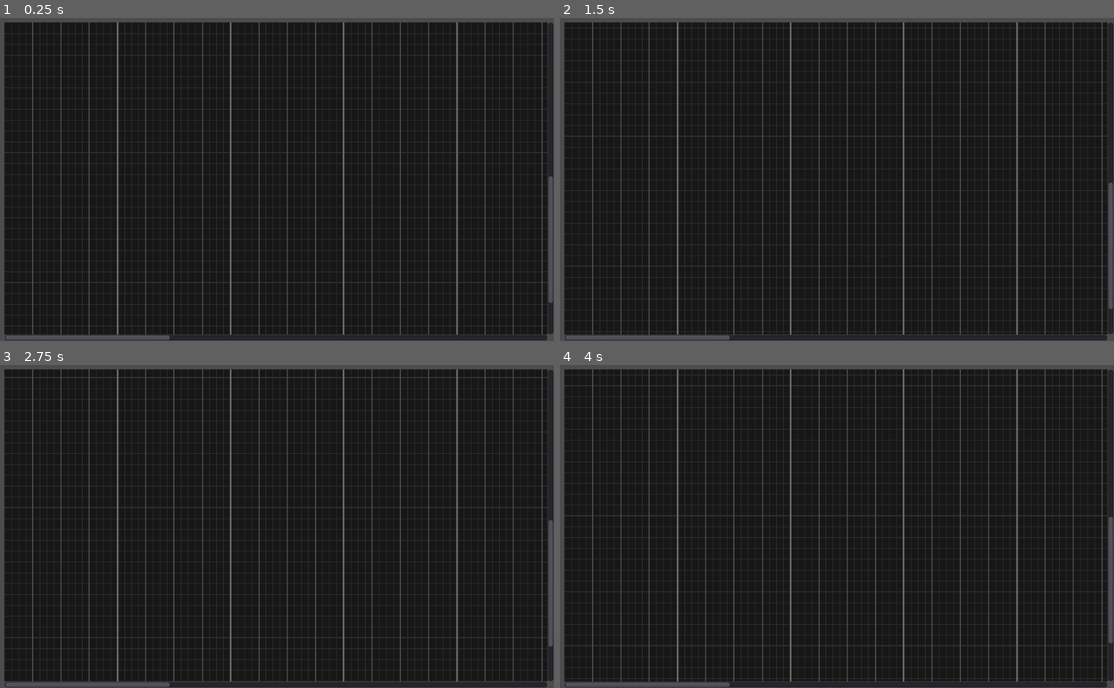
Above: before the commit, frames 1-4 (two rows, left to right).
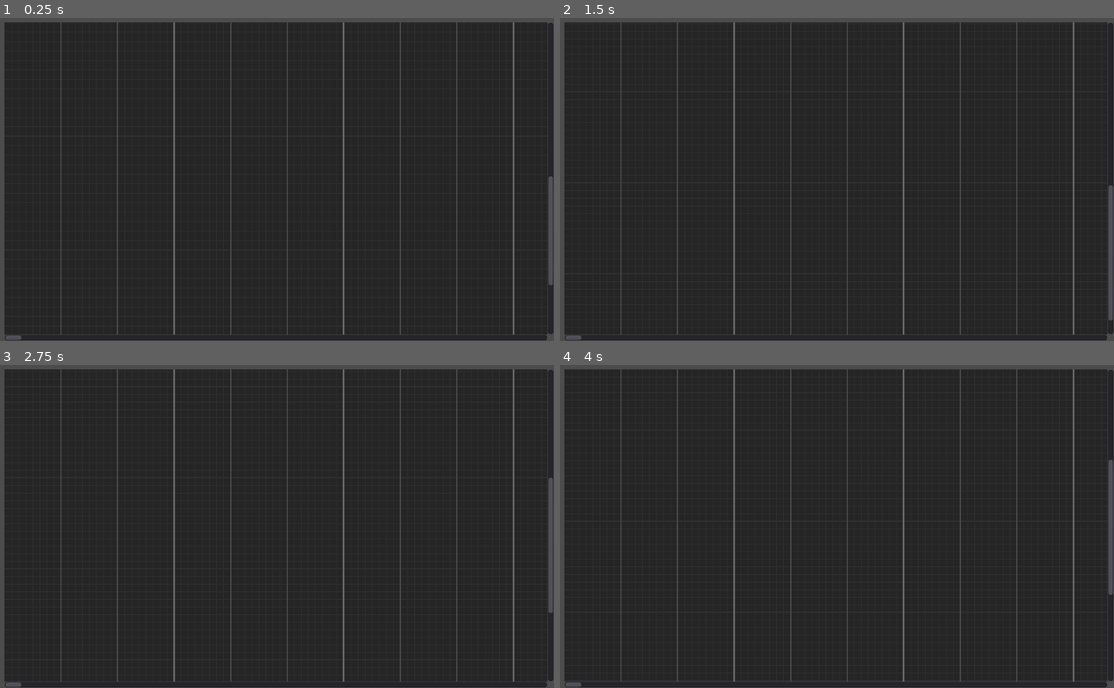
Above: after the commit, the same moments.

Repository: SeleDreams/Godot-PianoRoll
Game: Godot game, scene res://views/MidiEditor/MidiEditor.tscn
The game is run twice, just before and just after one commit, with the same random seed, the same clock (stepped at 60 frames per second) and the same inputs. The project has no main scene, so this scene is started directly.
Inputs (mouse positions are in pixels of both pictures, inside the frame that each line leads up to):
- Up to frame 1 (0.25 s): no input
- Up to frame 2 (1.5 s): tap Enter at 0.5 s; move the mouse to (958, 163) at 0.52 s; hold Ctrl (control, bound only after the commit) 0.53-1.28 s; click (958, 163) at 0.67 s; tap Mouse wheel down (scroll_down, bound only after the commit) at 0.8, 1.35 s; tap Space at 1.25 s; move the mouse to (726, 195) at 1.27 s; click (726, 195) at 1.42 s
- Up to frame 3 (2.75 s): tap Mouse wheel up (scroll_up, bound only after the commit) at 1.55 s; tap Enter at 2 s; move the mouse to (332, 455) at 2.02 s; hold Mouse wheel up (scroll_up, bound only after the commit) from 2.03 s (still down); click (332, 455) at 2.17 s; tap Shift (shift, bound only after the commit) at 2.3 s
- Up to frame 4 (4 s): tap Space at 2.75 s; move the mouse to (809, 591) at 2.77 s; release Mouse wheel up (scroll_up, bound only after the commit) at 2.78 s; tap Shift (shift, bound only after the commit) at 2.85 s; click (809, 591) at 2.92 s; tap Ctrl (control, bound only after the commit) at 3.05 s; tap Enter at 3.5 s; move the mouse to (1003, 574) at 3.52 s; hold Ctrl (control, bound only after the commit) from 3.53 s (still down); click (1003, 574) at 3.67 s; tap Mouse wheel down (scroll_down, bound only after the commit) at 3.8 s

The runs differ from the first frame. In frame 1, 4.3% of the frame differs, in the area x 0-100%, y 1-100%; in frame 2, 4.6%; in frame 3, 5.1%; in frame 4, 5.3%.

Commit message:
improved the code readability and added the focus part as well as the MidiClip resource type

Diff:
--- /dev/null
+++ b/MidiClip.gd
@@ -0,0 +1,20 @@
+extends Resource
+class_name MidiClip
+
+export var timesig_numerator : float = 4
+export var timesig_denominator : float = 4
+export var quantization_numerator : float = 1
+export var quantization_denominator : float = 16
+export var bpm : float = 120
+export var beats : int
+
+func get_quantization() -> float:
+	return timesig_numerator / (quantization_numerator / quantization_denominator)
+
+func _init(p_timesig_numerator = 4,p_timesig_denominator = 4,p_quantization_numerator = 1, p_quantization_denominator = 16, p_bpm = 120, p_beats = 1):
+	timesig_numerator = p_timesig_numerator
+	timesig_denominator = p_timesig_denominator
+	quantization_numerator = p_quantization_numerator
+	quantization_denominator = p_quantization_denominator
+	bpm = p_bpm
+	beats = p_beats
--- a/project.godot
+++ b/project.godot
@@ -9,13 +9,19 @@
 config_version=4
 
 _global_script_classes=[ {
+"base": "Resource",
+"class": "MidiClip",
+"language": "GDScript",
+"path": "res://MidiClip.gd"
+}, {
 "base": "Control",
-"class": "MidiDrawArea",
+"class": "MidiEditorView",
 "language": "GDScript",
-"path": "res://views/MidiEditor/MidiDrawArea.gd"
+"path": "res://views/MidiEditor/MidiEditorView.gd"
 } ]
 _global_script_class_icons={
-"MidiDrawArea": ""
+"MidiClip": "",
+"MidiEditorView": ""
 }
 
 [application]
@@ -23,6 +29,86 @@
 config/name="Vocal Editor"
 run/low_processor_mode=true
 config/icon="res://icon.png"
+
+[input]
+
+ui_accept={
+"deadzone": 0.5,
+"events": [  ]
+}
+ui_select={
+"deadzone": 0.5,
+"events": [  ]
+}
+ui_cancel={
+"deadzone": 0.5,
+"events": [  ]
+}
+ui_focus_next={
+"deadzone": 0.5,
+"events": [  ]
+}
+ui_focus_prev={
+"deadzone": 0.5,
+"events": [  ]
+}
+ui_left={
+"deadzone": 0.5,
+"events": [  ]
+}
+ui_right={
+"deadzone": 0.5,
+"events": [  ]
+}
+ui_up={
+"deadzone": 0.5,
+"events": [  ]
+}
+ui_down={
+"deadzone": 0.5,
+"events": [  ]
+}
+ui_page_up={
+"deadzone": 0.5,
+"events": [  ]
+}
+ui_page_down={
+"deadzone": 0.5,
+"events": [  ]
+}
+ui_home={
+"deadzone": 0.5,
+"events": [  ]
+}
+ui_end={
+"deadzone": 0.5,
+"events": [  ]
+}
+scroll_up={
+"deadzone": 0.5,
+"events": [ Object(InputEventMouseButton,"resource_local_to_scene":false,"resource_name":"","device":0,"alt":false,"shift":false,"control":false,"meta":false,"command":false,"button_mask":0,"position":Vector2( 0, 0 ),"global_position":Vector2( 0, 0 ),"factor":1.0,"button_index":4,"pressed":false,"doubleclick":false,"script":null)
+ ]
+}
+scroll_down={
+"deadzone": 0.5,
+"events": [ Object(InputEventMouseButton,"resource_local_to_scene":false,"resource_name":"","device":0,"alt":false,"shift":false,"control":false,"meta":false,"command":false,"button_mask":0,"position":Vector2( 0, 0 ),"global_position":Vector2( 0, 0 ),"factor":1.0,"button_index":5,"pressed":false,"doubleclick":false,"script":null)
+ ]
+}
+select={
+"deadzone": 0.5,
+"events": [ Object(InputEventMouseButton,"resource_local_to_scene":false,"resource_name":"","device":0,"alt":false,"shift":false,"control":false,"meta":false,"command":false,"button_mask":0,"position":Vector2( 0, 0 ),"global_position":Vector2( 0, 0 ),"factor":1.0,"button_index":1,"pressed":false,"doubleclick":false,"script":null)
+ ]
+}
+control={
+"deadzone": 0.5,
+"events": [ Object(InputEventKey,"resource_local_to_scene":false,"resource_name":"","device":0,"alt":false,"shift":false,"control":false,"meta":false,"command":false,"pressed":false,"scancode":16777238,"unicode":0,"echo":false,"script":null)
+ ]
+}
+shift={
+"deadzone": 0.5,
+"events": [ Object(InputEventKey,"resource_local_to_scene":false,"resource_name":"","device":0,"alt":false,"shift":false,"control":false,"meta":false,"command":false,"pressed":false,"scancode":16777237,"unicode":0,"echo":false,"script":null)
+ ]
+}
 
 [physics]
 
--- a/views/MidiEditor/MidiDrawArea.gd
+++ /dev/null
@@ -1,99 +0,0 @@
-tool
-extends Control
-class_name MidiDrawArea
-
-export var timesig_numerator : int = 4
-export var timesig_denominator : int = 4
-
-export var quantization_numerator : int = 1
-export var quantization_denominator : int = 16
-
-export var bpm : int = 120
-export var horizontal_scale : float = 50
-export var vertical_scale : float = 20
-
-export var bars : int
-export var zoom_steps : float = 0.2
-export var max_h_zoom : float = 500
-export var min_h_zoom : float = 150
-export var max_v_zoom : float = 200
-export var min_v_zoom : float = 100
-export var octave_notes : int = 12
-export var number_octaves : int = 8
-
-onready var timesig : float = timesig_numerator as float / timesig_denominator
-onready var hzoom : float = 1
-onready var vzoom : float = 1
-
-var vertical_offset : int
-var horizontal_offset : int
-var draw_width : int
-var draw_height : int
-
-var space_between_bars : float
-var space_between_notes : float
-
-var total_horizontal_size : float
-var total_vertical_size : float
-
-export var bar_color : Color
-export var beat_color : Color
-export var quantization_color : Color
-export var octave_color : Color
-export var note_color : Color
-export var background_color : Color
-
-# Called when the node enters the scene tree for the first time.
-func _ready():
-	update_zoom()
-
-func clear_background():
-	draw_rect(Rect2(Vector2.ZERO,Vector2(draw_width,draw_height)),background_color)
-
-func draw_beats():
-	var bpm_factor = 100 as float / bpm
-	for i in range(1,bars * timesig_numerator):
-			var beat_pos = Vector2((space_between_bars * i / timesig_numerator / timesig_denominator * bpm_factor) - horizontal_offset,0)
-			if beat_pos.x < rect_size.x and beat_pos.x > 0:
-				draw_line(beat_pos,beat_pos + Vector2(0,draw_height),beat_color,2.0)
-
-func draw_quantization():
-	var bpm_factor = 100 as float / bpm
-	for i in range(1,bars * quantization_denominator):
-			var beat_pos = Vector2((space_between_bars * i / quantization_denominator / timesig_denominator * bpm_factor) - horizontal_offset,0)
-			if beat_pos.x < rect_size.x and beat_pos.x > 0:
-				draw_line(beat_pos,beat_pos + Vector2(0,draw_height),quantization_color,1.0)
-
-func draw_bars():
-	var bpm_factor = 100 as float / bpm
-	for i in range(0,bars + 1):
-		var bar_pos = Vector2((space_between_bars * i / timesig_denominator * bpm_factor) - horizontal_offset ,0)
-		if bar_pos.x < rect_size.x and bar_pos.x > 0:
-			draw_line( bar_pos,bar_pos + Vector2(0,draw_height),bar_color,3.0)
-
-func draw_octaves():
-	for i in range(1,number_octaves * octave_notes):
-		var octave_pos = Vector2(0,space_between_notes * i) - Vector2(0,vertical_offset)
-		var line_size : int = 1 if i % octave_notes != 0 else 2
-		if octave_pos.y < rect_size.y and octave_pos.y > 0:
-			draw_line(octave_pos,octave_pos + Vector2(draw_width,0),note_color,line_size)
-#		for j in range(0,octave_notes):
-#			var note_pos = (octave_pos + Vector2(0,j * space_between_notes)) + Vector2(0,vertical_offset)
-#			draw_line(note_pos,note_pos + Vector2(0,draw_width),Color.white)
-
-func update_zoom():
-	hzoom = clamp(hzoom,min_h_zoom,max_h_zoom)
-	vzoom = clamp(vzoom,min_v_zoom,max_v_zoom)
-	space_between_bars = horizontal_scale * hzoom
-	space_between_notes = vertical_scale * vzoom
-	var bpm_factor = 100 as float / bpm
-	total_horizontal_size = (space_between_bars * bars / timesig_denominator * bpm_factor) + 20
-	total_vertical_size = space_between_notes * number_octaves * octave_notes
-	update()
-
-func _draw():
-	clear_background()
-	draw_octaves()
-	draw_quantization()
-	draw_beats()
-	draw_bars()
--- a/views/MidiEditor/MidiEditor.gd
+++ b/views/MidiEditor/MidiEditor.gd
@@ -4,9 +4,28 @@
 var previous_h_scroll : float
 var h_scrollbar : HScrollBar
 var v_scrollbar : VScrollBar
+var hzoom : float = 1
+var vzoom : float = 1
+
 export var horizontal_increments : float
 export var vertical_increments : float
-onready var midi_draw_area : MidiDrawArea = $MidiDrawArea
+
+export var zoom_steps : float = 0.2
+
+export var max_h_zoom : float = 20
+export var min_h_zoom : float = 10
+export var max_v_zoom : float = 5
+export var min_v_zoom : float = 2
+
+export var horizontal_scale : float = 100
+export var vertical_scale : float = 7
+
+export var max_bar_count : int = 150
+export var number_octaves : int = 8
+export(Resource) var midi_clip
+
+onready var midi_editor_view = $MidiEditorView
+
 func _ready():
 	h_scrollbar = get_node("HScrollBar")
 	v_scrollbar = get_node("VScrollBar")
@@ -14,58 +33,68 @@
 	h_scrollbar.connect("value_changed",self,"update_offsets")
 	connect("resized",self,"update_draw_area")
 	get_tree().get_root().connect("size_changed", self, "update_draw_area")
-	midi_draw_area.hzoom = min(midi_draw_area.min_h_zoom,midi_draw_area.max_h_zoom / 2)
-	midi_draw_area.vzoom = min(midi_draw_area.min_v_zoom,midi_draw_area.max_v_zoom / 2)
+	hzoom = max(min_h_zoom,max_h_zoom / 2)
+	vzoom = max(min_v_zoom,max_v_zoom / 2)
 	update_draw_area()
 	v_scrollbar.value = v_scrollbar.max_value / 2
 
 func _input(event):
-	if event is InputEventMouseButton:
-		if Input.is_key_pressed(KEY_CONTROL):
-			if Input.is_key_pressed(KEY_SHIFT):
+		if Input.is_action_pressed("control"):
+			if Input.is_action_pressed("shift"):
 				var previous_max_value = h_scrollbar.max_value
 				var previous_value = h_scrollbar.value
-				if event.button_index == BUTTON_WHEEL_UP:
-					midi_draw_area.hzoom += midi_draw_area.zoom_steps
+				if Input.is_action_pressed("scroll_up"):
+					hzoom += zoom_steps
 					update_draw_area()
-				if event.button_index == BUTTON_WHEEL_DOWN and Input.is_key_pressed(KEY_CONTROL):
-					midi_draw_area.hzoom -= midi_draw_area.zoom_steps
+				elif Input.is_action_pressed("scroll_down"):
+					hzoom -= zoom_steps
 					update_draw_area()
-				h_scrollbar.max_value = midi_draw_area.total_horizontal_size
+				h_scrollbar.max_value = midi_editor_view.total_horizontal_size
 				h_scrollbar.value = previous_value * h_scrollbar.max_value / previous_max_value
 			else:
 				var previous_max_value = v_scrollbar.max_value
 				var previous_value = v_scrollbar.value
-				if event.button_index == BUTTON_WHEEL_UP:
-					midi_draw_area.vzoom += midi_draw_area.zoom_steps
+				if Input.is_action_pressed("scroll_up"):
+					vzoom += zoom_steps
 					update_draw_area()
-				if event.button_index == BUTTON_WHEEL_DOWN and Input.is_key_pressed(KEY_CONTROL):
-					midi_draw_area.vzoom -= midi_draw_area.zoom_steps
+				elif Input.is_action_pressed("scroll_down"):
+					vzoom -= zoom_steps
 					update_draw_area()
-				v_scrollbar.max_value = midi_draw_area.total_vertical_size
+				v_scrollbar.max_value = midi_editor_view.total_vertical_size
 				v_scrollbar.value = previous_value * v_scrollbar.max_value / previous_max_value
 		else:
-			if Input.is_key_pressed(KEY_SHIFT):
-				if event.button_index == BUTTON_WHEEL_UP:
+			if Input.is_action_pressed("shift"):
+				if Input.is_action_pressed("scroll_up"):
 					h_scrollbar.value -= horizontal_increments
-				elif event.button_index == BUTTON_WHEEL_DOWN:
+				if Input.is_action_pressed("scroll_down"):
 					h_scrollbar.value += horizontal_increments
 			else:
-				if event.button_index == BUTTON_WHEEL_UP:
+				if Input.is_action_pressed("scroll_up"):
 					v_scrollbar.value -= vertical_increments
-				elif event.button_index == BUTTON_WHEEL_DOWN:
+				if Input.is_action_pressed("scroll_down"):
 					v_scrollbar.value += vertical_increments
 
 func update_draw_area():
-	h_scrollbar.max_value = midi_draw_area.total_horizontal_size
-	h_scrollbar.page =  midi_draw_area.rect_size.x
-	v_scrollbar.max_value = midi_draw_area.total_vertical_size
-	v_scrollbar.page =  midi_draw_area.rect_size.y
-	midi_draw_area.draw_width = midi_draw_area.rect_size.x
-	midi_draw_area.draw_height =  midi_draw_area.rect_size.y
-	midi_draw_area.update_zoom()
+	update_zoom()
+	midi_editor_view.midi_clip = midi_clip
+	midi_editor_view.bar_count = max_bar_count
+	h_scrollbar.max_value = midi_editor_view.total_horizontal_size
+	h_scrollbar.page =  midi_editor_view.rect_size.x
+	v_scrollbar.max_value = midi_editor_view.total_vertical_size
+	v_scrollbar.page =  midi_editor_view.rect_size.y
+	update_zoom()
+	midi_editor_view.update()
 
 func update_offsets(value):
-	midi_draw_area.horizontal_offset = h_scrollbar.value
-	midi_draw_area.vertical_offset = v_scrollbar.value
-	midi_draw_area.update_zoom()
+	midi_editor_view.horizontal_offset = h_scrollbar.value
+	midi_editor_view.vertical_offset = v_scrollbar.value
+	update_draw_area()
+
+func update_zoom():
+	hzoom = clamp(hzoom,min_h_zoom,max_h_zoom)
+	vzoom = clamp(vzoom,min_v_zoom,max_v_zoom)
+	var bpm_factor = 100 as float / midi_clip.bpm
+	midi_editor_view.vertical_scale = vertical_scale * vzoom
+	midi_editor_view.horizontal_scale = horizontal_scale * hzoom
+	midi_editor_view.total_horizontal_size =  (horizontal_scale * hzoom * max_bar_count / midi_clip.timesig_denominator * bpm_factor) + 20
+	midi_editor_view.total_vertical_size = vertical_scale * vzoom * number_octaves * 12
--- a/views/MidiEditor/MidiEditor.tscn
+++ b/views/MidiEditor/MidiEditor.tscn
@@ -1,7 +1,8 @@
-[gd_scene load_steps=3 format=2]
+[gd_scene load_steps=4 format=2]
 
-[ext_resource path="res://views/MidiEditor/MidiDrawArea.gd" type="Script" id=1]
+[ext_resource path="res://views/MidiEditor/MidiEditorView.gd" type="Script" id=1]
 [ext_resource path="res://views/MidiEditor/MidiEditor.gd" type="Script" id=2]
+[ext_resource path="res://views/MidiEditor/test_midiclip.tres" type="Resource" id=4]
 
 [node name="MidiEditor" type="Control"]
 anchor_right = 1.0
@@ -10,10 +11,14 @@
 __meta__ = {
 "_edit_use_anchors_": false
 }
-horizontal_increments = 15.0
-vertical_increments = 15.0
+horizontal_increments = 40.0
+vertical_increments = 40.0
+zoom_steps = 1.0
+max_h_zoom = 30.0
+min_h_zoom = 5.0
+midi_clip = ExtResource( 4 )
 
-[node name="MidiDrawArea" type="Control" parent="."]
+[node name="MidiEditorView" type="Control" parent="."]
 anchor_right = 1.0
 anchor_bottom = 1.0
 margin_left = 12.0
@@ -25,20 +30,13 @@
 __meta__ = {
 "_edit_use_anchors_": false
 }
-horizontal_scale = 100.0
-vertical_scale = 10.0
-bars = 16
-max_h_zoom = 100.0
-min_h_zoom = 10.0
-max_v_zoom = 5.0
-min_v_zoom = 2.0
-number_octaves = 6
 bar_color = Color( 0.419608, 0.419608, 0.419608, 1 )
 beat_color = Color( 0.305882, 0.305882, 0.305882, 1 )
 quantization_color = Color( 0.192157, 0.192157, 0.192157, 1 )
 octave_color = Color( 0.396078, 0.396078, 0.396078, 1 )
 note_color = Color( 0.196078, 0.196078, 0.196078, 1 )
 background_color = Color( 0.0901961, 0.0901961, 0.0901961, 1 )
+highlight_color = Color( 0.145098, 0.145098, 0.145098, 1 )
 
 [node name="HScrollBar" type="HScrollBar" parent="."]
 anchor_top = 1.0
@@ -47,8 +45,8 @@
 margin_left = 12.0
 margin_top = -12.0
 margin_right = -12.0
-max_value = 3335.33
-page = 1024.0
+max_value = 46895.0
+page = 1000.0
 __meta__ = {
 "_edit_use_anchors_": false
 }
@@ -60,8 +58,9 @@
 margin_left = -12.0
 margin_top = 12.0
 margin_bottom = -12.0
-max_value = 1440.0
-page = 600.0
+max_value = 1680.0
+page = 576.0
+value = 840.0
 __meta__ = {
 "_edit_use_anchors_": false
 }
--- /dev/null
+++ b/views/MidiEditor/MidiEditorView.gd
@@ -0,0 +1,71 @@
+tool
+extends Control
+class_name MidiEditorView
+
+export var bar_color : Color
+export var beat_color : Color
+export var quantization_color : Color
+export var octave_color : Color
+export var note_color : Color
+export var background_color : Color
+export var highlight_color : Color
+
+var vertical_offset : int
+var horizontal_offset : int
+var vertical_scale : float
+var horizontal_scale : float
+var total_horizontal_size : float
+var total_vertical_size : float
+var midi_clip : MidiClip
+var bar_count : int
+
+func clear_background():
+	draw_rect(Rect2(Vector2.ZERO,Vector2(rect_size.x,rect_size.y)),background_color)
+
+func draw_highlighted_part(clip : MidiClip):
+	var bpm_factor = 100 as float / clip.bpm
+	var right_side = min(rect_size.x,(horizontal_scale * clip.beats / clip.timesig_numerator / clip.timesig_denominator * bpm_factor) - horizontal_offset)
+	if right_side > 0:
+		draw_rect(Rect2(Vector2.ZERO,Vector2(right_side,rect_size.y)),highlight_color)
+
+func draw_beats(clip : MidiClip):
+	var bpm_factor = 100 as float / clip.bpm
+	for i in range(1,bar_count * clip.timesig_numerator + 1):
+			var beat_pos = Vector2((horizontal_scale * i / clip.timesig_numerator / clip.timesig_denominator * bpm_factor) - horizontal_offset,0)
+			if beat_pos.x < rect_size.x and beat_pos.x > 0:
+				draw_line(beat_pos,beat_pos + Vector2(0,rect_size.y),beat_color,2.0)
+
+func draw_quantization(clip : MidiClip):
+	var bpm_factor = 100 as float / clip.bpm
+	var quantization = clip.get_quantization()
+	print(quantization)
+	for i in range(1,(bar_count / clip.timesig_numerator) * quantization ):
+			var beat_pos = Vector2((horizontal_scale * i / quantization * bpm_factor) - horizontal_offset,0)
+			if beat_pos.x < rect_size.x and beat_pos.x > 0:
+				draw_line(beat_pos,beat_pos + Vector2(0,rect_size.y),quantization_color,1.0)
+
+func draw_bars(clip : MidiClip):
+	var bpm_factor = 100 as float / clip.bpm
+	for i in range(0,bar_count + 1):
+		var bar_pos = Vector2((horizontal_scale * i / clip.timesig_denominator * bpm_factor) - horizontal_offset ,0)
+		if bar_pos.x < rect_size.x and bar_pos.x > 0:
+			draw_line(bar_pos,bar_pos + Vector2(0,rect_size.y),bar_color,3.0)
+
+func draw_octaves(number_octaves):
+	for i in range(1,number_octaves * 12):
+		var octave_pos = Vector2(0,vertical_scale * i) - Vector2(0,vertical_offset)
+		var line_size : int = 1 if i % 12 != 0 else 2
+		if octave_pos.y < rect_size.y and octave_pos.y > 0:
+			draw_line(octave_pos,octave_pos + Vector2(rect_size.x,0),note_color,line_size)
+
+func draw_elements(clip : MidiClip):
+		clear_background()
+		draw_highlighted_part(clip)
+		draw_octaves(8)
+		draw_quantization(clip)
+		draw_beats(clip)
+		draw_bars(clip)
+
+func _draw():
+	if (midi_clip != null):
+		draw_elements(midi_clip)
--- /dev/null
+++ b/views/MidiEditor/test_midiclip.tres
@@ -0,0 +1,12 @@
+[gd_resource type="Resource" load_steps=2 format=2]
+
+[ext_resource path="res://MidiClip.gd" type="Script" id=1]
+
+[resource]
+script = ExtResource( 1 )
+timesig_numerator = 3.0
+timesig_denominator = 4.0
+quantization_numerator = 1.0
+quantization_denominator = 32.0
+bpm = 120.0
+beats = 12
